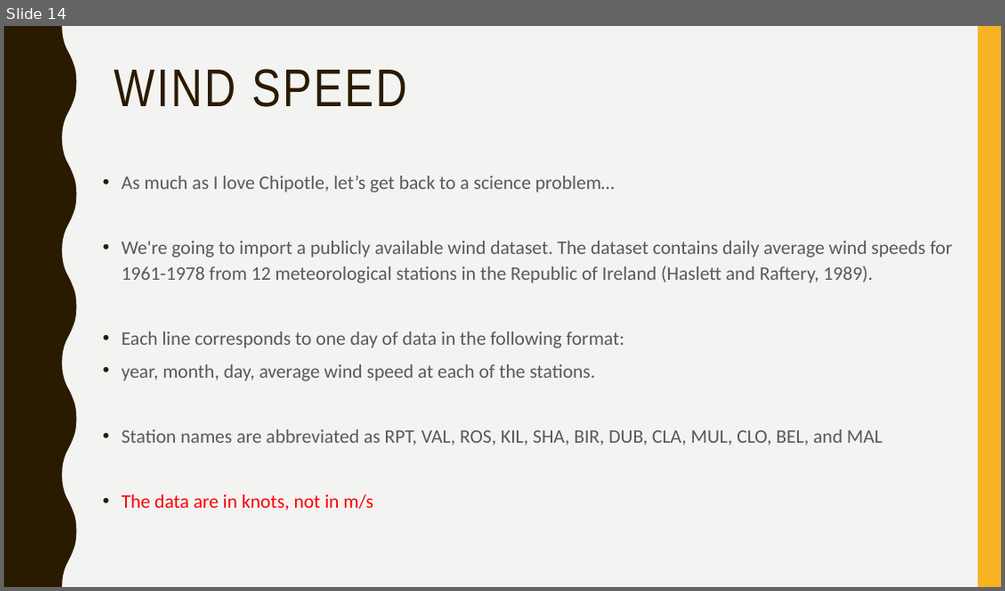
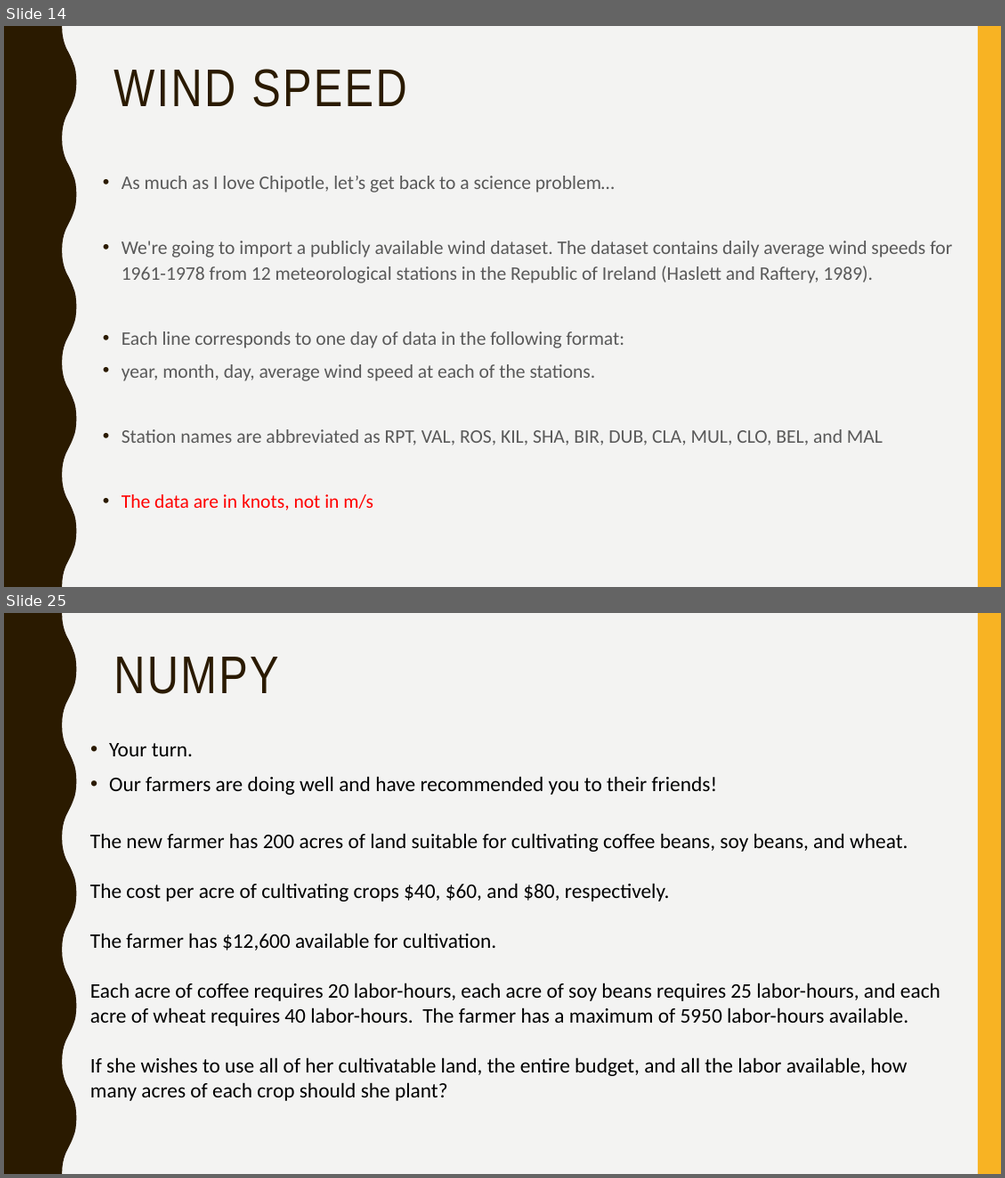
Before and after one commit to narock/scientific_computing_course, a slide deck: 02_Libraries/02_Scientific_Computing_Libs.pptx. Shown one above the other, each under a label of ours: slide 14 before the commit, slides 14 and 25 after it; the slides between them are not shown. The pictures are 1005x591 and 1005x1178 pixels, drawn with LibreOffice and Linux fonts; fonts in the diff are those of the drawing. Boxes give left, top, right and bottom in pixels: in the first picture for what was removed or moved away, otherwise in the second. Text is boxed around its words. In the diff, an @@ line names an element or a change of style, - is before the commit and + after.

```diff
--- a/02_Libraries/02_Scientific_Computing_Libs.pptx
+++ b/02_Libraries/02_Scientific_Computing_Libs.pptx
@@ slide 25 added at [4, 613, 1001, 1174], background #F3F3F2; not listed: 2 template elements that a slide beside it also shows @@
@@ title added at [113, 657, 278, 694], 51 pt, text #2A1A00 @@
+NUMPY
@@ text added at [109, 743, 718, 795], 20 pt, text #000000 @@
+• Your turn.
+• Our farmers are doing well and have recommended you to their friends!
@@ text added at [90, 833, 940, 1101], 20 pt, text #000000 @@
+The new farmer has 200 acres of land suitable for cultivating coffee beans, soy beans, and wheat.
+The cost per acre of cultivating crops $40, $60, and $80, respectively.
+The farmer has $12,600 available for cultivation.
+Each acre of coffee requires 20 labor-hours, each acre of soy beans requires 25 labor-hours, and each acre of wheat requires 40 labor-hours. The farmer has a maximum of 5950 labor-hours available.
+If she wishes to use all of her cultivatable land, the entire budget, and all the labor available, how many acres of each crop should she plant?
```
Also in this commit, not shown: 13 other slides added, 2 slides removed, 8 other files.
